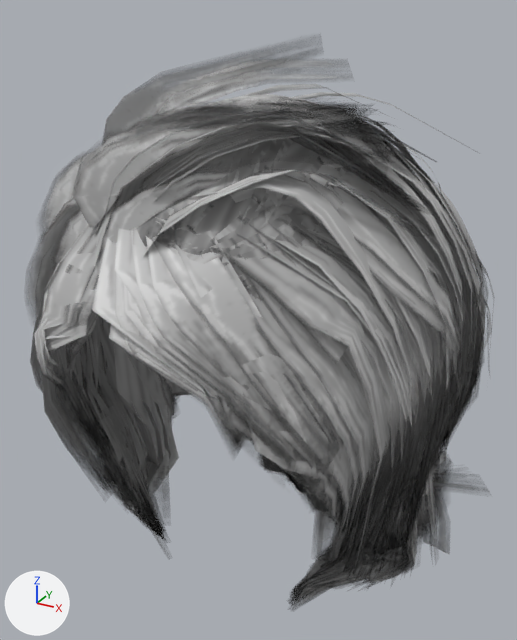
An edit to the glTF model public/models/daz_hair_side_long.glb, drawn before and after from the same camera.
Both versions are drawn from a 50 mm camera at (0.161, -0.301, 0.165) aimed at (-0.005, 0.001, 0.014). Arrows for +X, +Y and +Z are at lower left; the lights stay in place. The older version comes first. Vertices at exactly the same position are counted once.

Before the edit, the objects in view are built like this:
```python
me_daz_hair_side_long = bpy.data.meshes.new('daz_hair_side_long')
me_daz_hair_side_long.from_pydata(...)  # 15007 vertices, 13268 faces; spans x -0.112..0.122, y -0.12..0.123, z -0.146..0.155
me_daz_hair_side_long.materials.append(mat_daz_hair_side_long_mat)  # picture img_daz_hair_side_long_tex
ob_daz_hair_side_long = bpy.data.objects.new('daz_hair_side_long', me_daz_hair_side_long)
ob_daz_hair_side_long.location = (0.0, 0.0, 0.0)
```
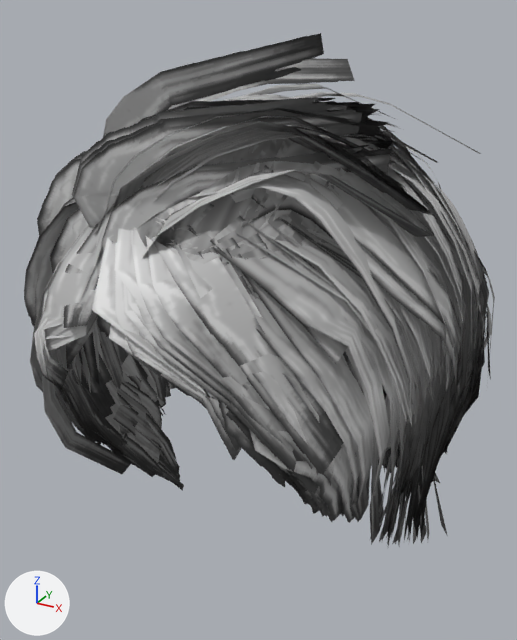
Pixel boxes (x1, y1, x2, y2) of what changed, in the pictures (517 x 640 px):
'daz_hair_side_long', reshaped (8% shorter): before (27, 49, 494, 609); after (24, 33, 495, 548)
part 1 of me_daz_hair_side_long, deleted: before (42, 315, 449, 609)
part 2 of me_daz_hair_side_long, reshaped: before (36, 320, 488, 586); after (36, 326, 480, 548)
part 3 of me_daz_hair_side_long, recoloured: before (27, 49, 494, 508); after (24, 33, 495, 518)

The change, as a diff of the scene's bpy script:
```diff
--- a/public/models/daz_hair_side_long.glb.py
+++ b/public/models/daz_hair_side_long.glb.py
@@ mat_daz_hair_side_long_mat_1 @@
+mat_daz_hair_side_long_mat_1 = bpy.data.materials.new('daz_hair_side_long_mat')
+# uses the picture img_daz_hair_side_long_tex
@@ me_daz_hair_side_long @@
 # used by ob_daz_hair_side_long; location = (0.0, 0.0, 0.0)
-me_daz_hair_side_long.from_pydata(...)  # 15007 vertices, 13268 faces; spans x -0.112..0.122, y -0.12..0.123, z -0.146..0.155
+me_daz_hair_side_long.from_pydata(...)  # 10330 vertices, 9121 faces; spans x -0.103..0.113, y -0.12..0.123, z -0.123..0.155
+# me_daz_hair_side_long part 1: 262 loose pieces with 3322 vertices, spanning x -0.112..0.113, y -0.11..0.087, z -0.126..0.076, are deleted
+# me_daz_hair_side_long part 2: 14 vertices moved within x -0.078..0.096, y -0.083..0.081, z -0.111..0.016; 1927 vertices removed from x -0.102..0.122, y -0.089..0.102, z -0.146..0.066; 572 vertices added at x -0.1..0.109, y -0.082..0.02, z -0.103..-0.025
+# me_daz_hair_side_long part 3: 8464 faces spanning x -0.103..0.113, y -0.12..0.123, z -0.123..0.155 switch from mat_daz_hair_side_long_mat (picture img_daz_hair_side_long_tex) to mat_daz_hair_side_long_mat_1
```
